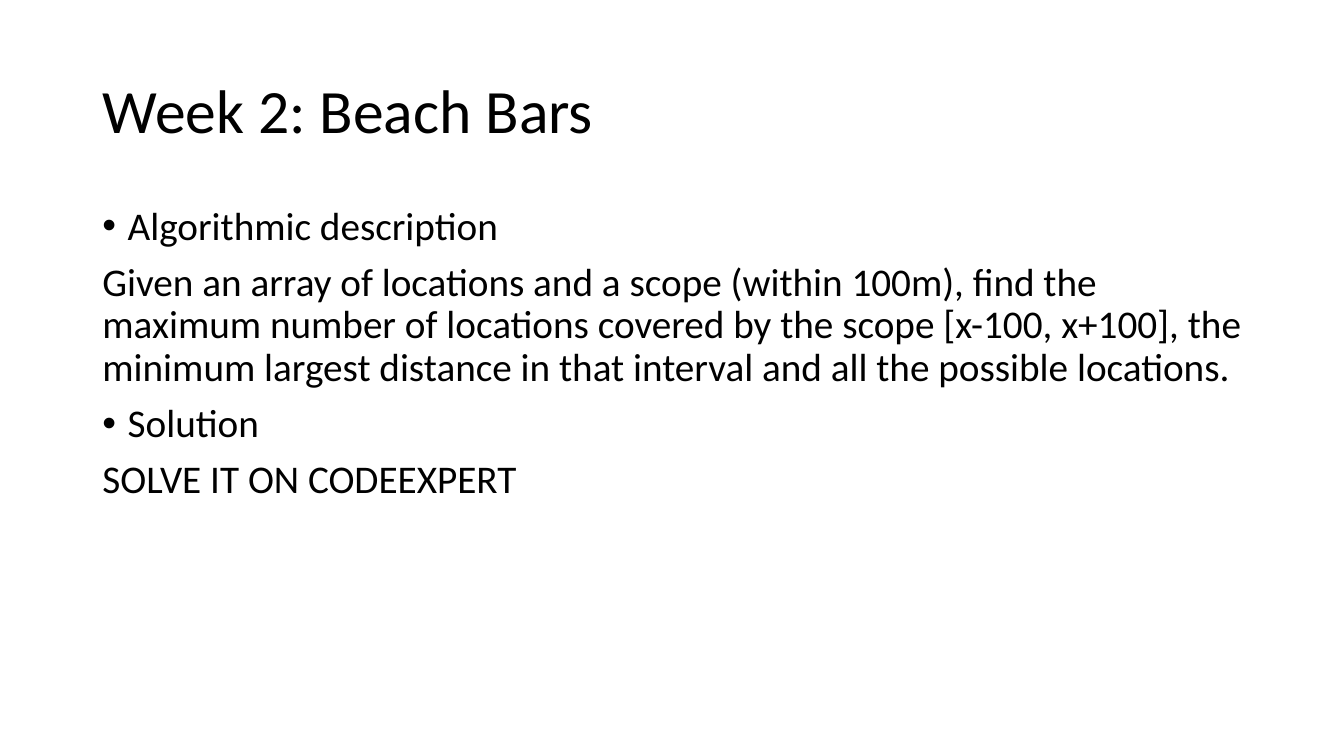
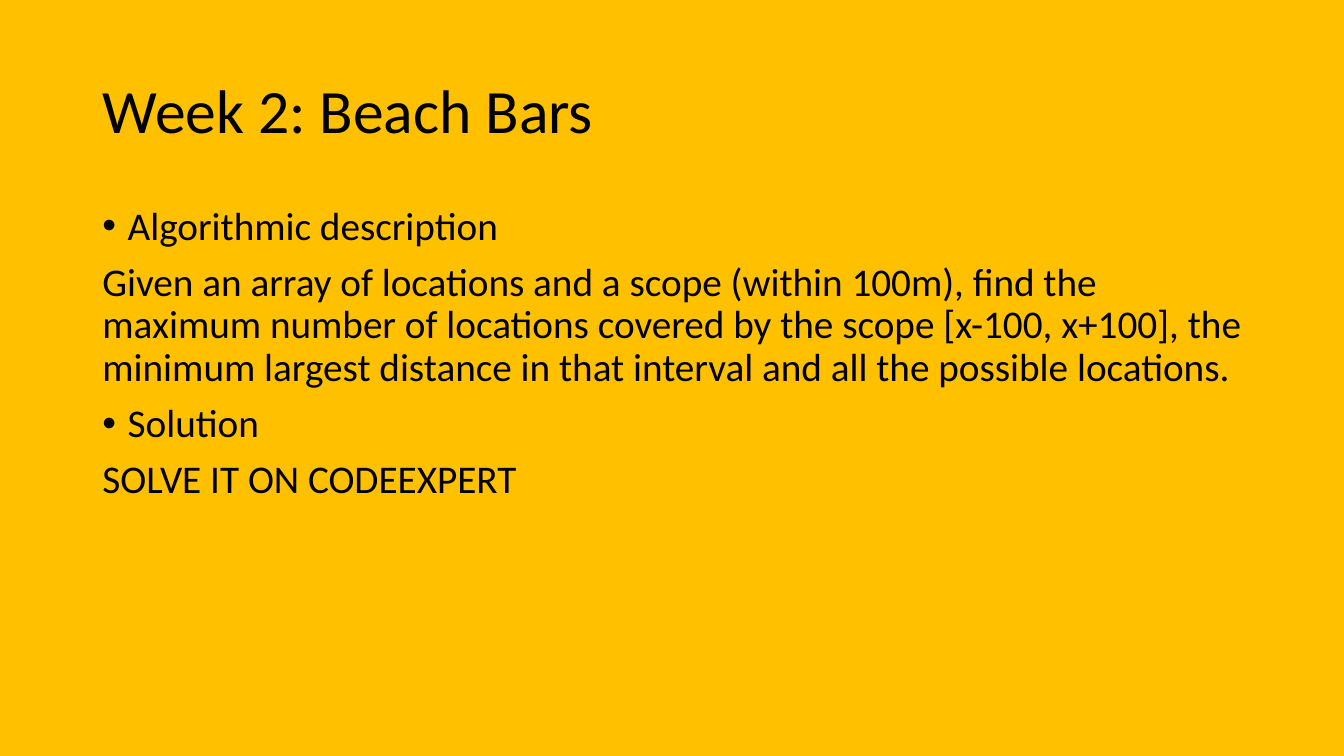
Before and after one commit to giacomocamposampiero/algolab, a slide deck: slide 3 of Recap.pptx. Drawn at 1344x756 pixels with LibreOffice and Linux fonts; fonts in the diff are those of the drawing. Boxes give left, top, right and bottom in pixels: in the first picture for what was removed or moved away, otherwise in the second. Text is boxed around its words. In the diff, an @@ line names an element or a change of style, - is before the commit and + after.

```diff
--- a/Recap.pptx
+++ b/Recap.pptx
@@ background #FFFFFF to #FFC000 @@
```
Also in this commit, not shown: 3 slides added, 3 other files.
